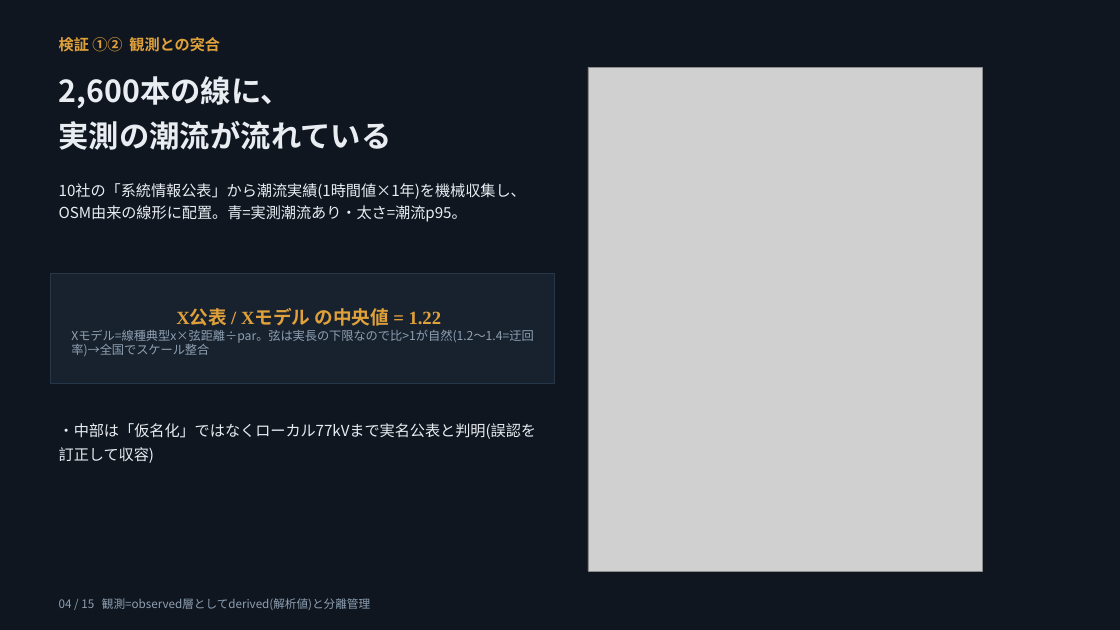
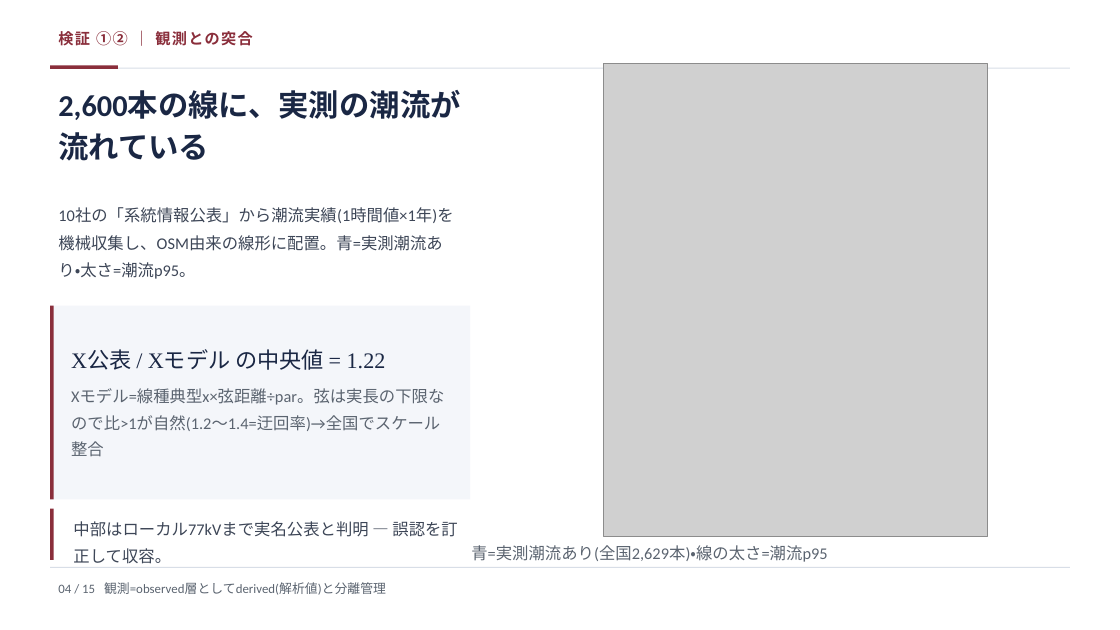
Before and after one commit to lutelute/All-Japan-Grid, a slide deck: slide 4 of docs/slides/AGJ_dynamics_2026-08-17_genspark.pptx. Drawn at 1120x630 pixels with LibreOffice and Linux fonts; fonts in the diff are those of the drawing; grey boxes stand for pictures. Boxes give left, top, right and bottom in pixels: in the first picture for what was removed or moved away, otherwise in the second. Text is boxed around its words. In the diff, an @@ line names an element or a change of style, - is before the commit and + after.

```diff
--- a/docs/slides/AGJ_dynamics_2026-08-17_genspark.pptx
+++ b/docs/slides/AGJ_dynamics_2026-08-17_genspark.pptx
@@ rectangle removed at <box>0,0,1120,630</box> @@
@@ text at <box>58,31,253,46</box>: text changed; font Noto Sans CJK JP to Calibri; text colour #E0A13A to #8A2E3B @@
-検証 ①② 観測との突合
+検証 ①② ｜ 観測との突合
@@ rectangle added at <box>50,68,1070,69</box>, fill #D8DEE7 @@
@@ rectangle added at <box>50,66,118,69</box>, fill #8A2E3B @@
@@ picture: place and size @@
-picture at <box>588,67,982,571</box>
+picture at <box>604,63,988,537</box>
@@ text at <box>58,91,460,161</box>: text changed; font Noto Sans CJK JP to Calibri; text colour #E9EDF2 to #1A2744 @@
-2,600本の線に、
-実測の潮流が流れている
+2,600本の線に、実測の潮流が流れている
@@ text "10社の「系統情報公表」から潮流実績(1時間値×1年)を機械収集し、OSM由来の線形に配置。青=実測潮流あり・太さ=潮流 ...": place and size @@
-text "10社の「系統情報公表」から潮流実績(1時間値×1年)を機械収集し、OSM由来の線形に配置。青=実測潮流あり・太さ=潮流 ..." at <box>59,183,526,222</box>
+text "10社の「系統情報公表」から潮流実績(1時間値×1年)を機械収集し、OSM由来の線形に配置。青=実測潮流あり・太さ=潮流 ..." at <box>58,208,453,279</box>
@@ text "10社の「系統情報公表」から潮流実績(1時間値×1年)を機械収集し、OSM由来の線形に配置。青=実測潮流あり・太さ=潮流 ..." at <box>58,208,453,279</box>: size 13 to 14 pt, font Noto Sans CJK JP to Calibri, text colour #E9EDF2 to #3D4657; line spacing 1.25 to 1.4 @@
@@ rectangle "X公表 / Xモデル の中央値 = ...": place and size @@
-rectangle "X公表 / Xモデル の中央値 = ..." at <box>50,273,555,384</box>
+rectangle "X公表 / Xモデル の中央値 = ..." at <box>50,306,471,500</box>
@@ rectangle "X公表 / Xモデル の中央値 = ..." at <box>50,306,471,500</box>: size 16 to 19 pt, text colour #E0A13A to #1A2744, bold off in "X公表 / Xモデル の中央値 = 1.22"; size 10.5 to 14 pt, font Noto Sans CJK JP to Calibri, text colour #8FA0B2 to #5B6470 in "Xモデル=線種典型x×弦距離÷par。弦は実長の下限なので比>1が自然(1.2〜1.4=迂回率)→全国でスケール整合"; alignment centre to left; line spacing 1 to 1.35; more space between paragraphs; fill #18222E to none; outline #26374A 0.75 pt to #4B7EBC 0.75 pt @@
@@ rectangle added at <box>50,306,471,500</box>, fill #F4F6FA @@
@@ rectangle added at <box>50,306,54,500</box>, fill #8A2E3B @@
@@ rectangle added at <box>50,509,54,560</box>, fill #8A2E3B @@
@@ text at <box>73,521,457,564</box>: text changed; size 13 to 14 pt; font Noto Sans CJK JP to Calibri; text colour #E9EDF2 to #3D4657 @@
-・中部は「仮名化」ではなくローカル77kVまで実名公表と判明(誤認を訂正して収容)
+中部はローカル77kVまで実名公表と判明 — 誤認を訂正して収容。
@@ rectangle added at <box>50,567,1070,568</box>, fill #D8DEE7 @@
@@ text added at <box>471,545,827,562</box>, 14 pt, text #5B6470 @@
+青=実測潮流あり(全国2,629本)・線の太さ=潮流p95
@@ text "04 / 15 観測=observed層としてderived(解析値)と分離管理": place and size @@
-text "04 / 15 観測=observed層としてderived(解析値)と分離管理" at <box>59,598,370,610</box>
+text "04 / 15 観測=observed層としてderived(解析値)と分離管理" at <box>58,582,386,595</box>
@@ text "04 / 15 観測=observed層としてderived(解析値)と分離管理" at <box>58,582,386,595</box>: size 10 to 11 pt, font Noto Sans CJK JP to Calibri, text colour #8FA0B2 to #5B6470; line spacing 1.25 to 1 @@
```
Also in this commit, not shown: 14 other slides changed.
